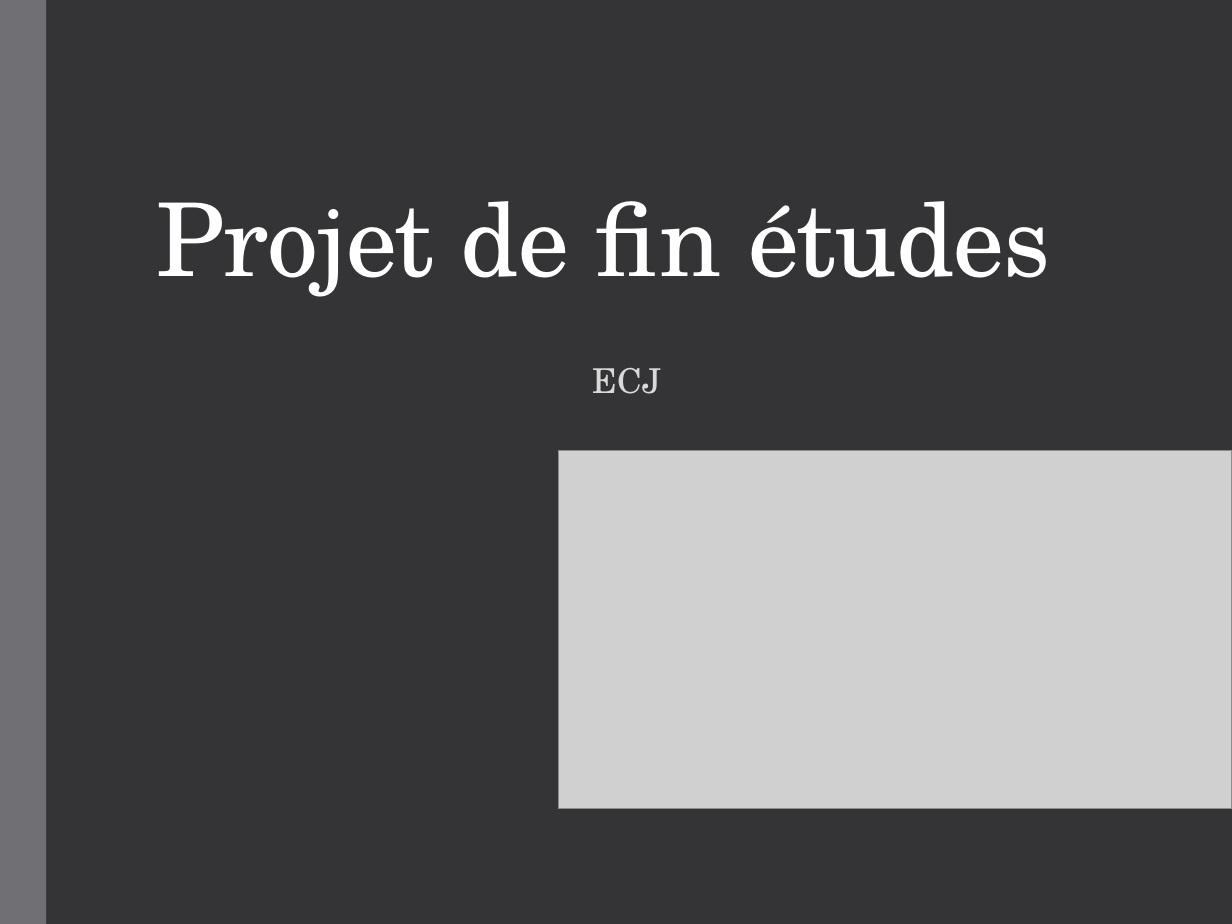
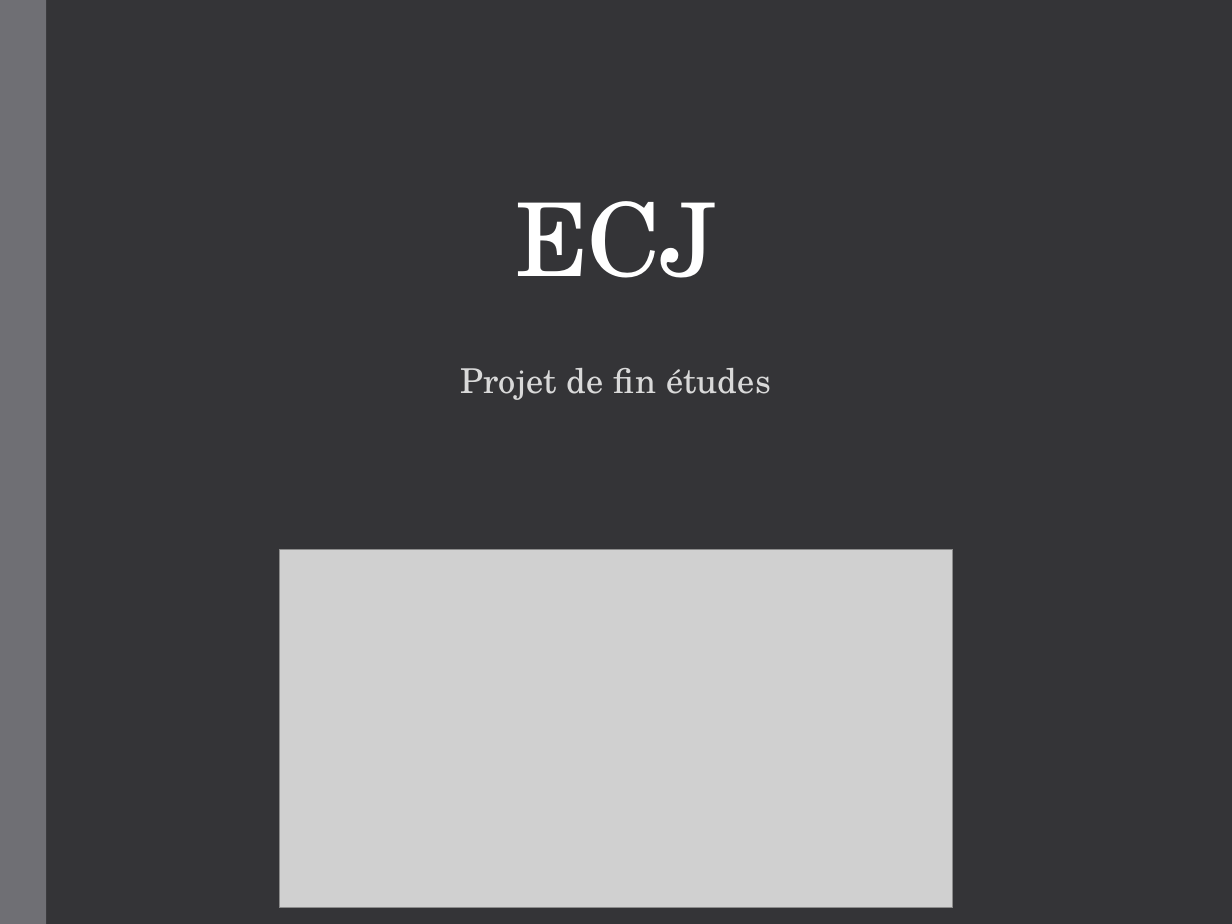
Before and after one commit to qwertyuu/Projet_fin_etudes_2016-2017, a slide deck: slide 1 of Gestion de projet/Présentations/PowerPoint.pptx. Drawn at 1232x924 pixels with LibreOffice and Linux fonts; fonts in the diff are those of the drawing; grey boxes stand for pictures. Boxes give left, top, right and bottom in pixels: in the first picture for what was removed or moved away, otherwise in the second. Text is boxed around its words. In the diff, an @@ line names an element or a change of style, - is before the commit and + after.

```diff
--- a/Gestion de projet/Présentations/PowerPoint.pptx
+++ b/Gestion de projet/Présentations/PowerPoint.pptx
@@ title "ECJ": place and size @@
-title "ECJ" at [592,368,661,394]
+title "ECJ" at [515,201,716,278]
@@ title "ECJ" at [515,201,716,278]: size 20 to 59.4 pt, text colour #D9D9D9 to #FFFFFF, letter spacing 0.1 to -0.5 pt; line spacing 0.95 to 0.85; less space between paragraphs; vertical alignment top to bottom @@
@@ subtitle "Projet de fin études": place and size @@
-subtitle "Projet de fin études" at [156,201,1050,297]
+subtitle "Projet de fin études" at [461,368,771,400]
@@ subtitle "Projet de fin études" at [461,368,771,400]: size 59.4 to 20 pt, text colour #FFFFFF to #D9D9D9, letter spacing -0.5 to 0.1 pt; alignment left to centre; line spacing 0.85 to 0.95; more space between paragraphs; vertical alignment bottom to top @@
@@ picture: place and size @@
-picture at [558,451,1232,809]
+picture at [280,549,954,908]
```
Also in this commit, not shown: 6 other slides changed, 3 slides added.
